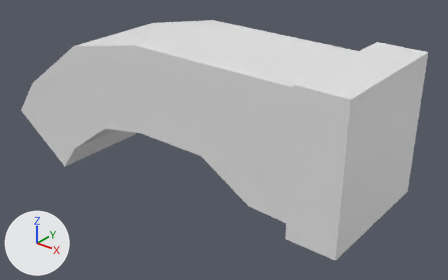
Renders of the FBX model Assets/Trash/Alexis_Trash/Hub/MC_HUB/MC_Platorm_Destroy.fbx from each side of a commit.
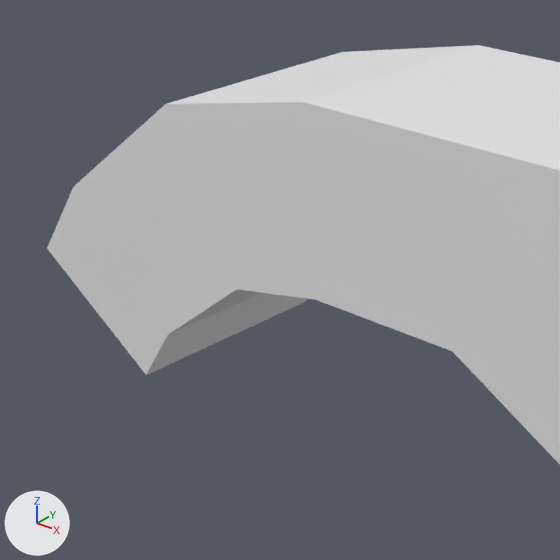
There are two pictures of each version: one whole from a camera (50 mm lens) standing at (99.9, -58.0, 28.9) and looking at (51.0, 3.2, -9.0), one close up on the part from 0% to 56% of the width and 0% to 89% of the height. Every picture has the same lights, and +X, +Y and +Z are marked at lower left. Where no turn or scale is listed for an object, it has been applied to the vertices.

Before the edit, the objects in view are built like this:
```python
me_mesh = bpy.data.meshes.new('Mesh')
me_mesh.from_pydata(...)  # 36 vertices, 34 faces; spans x 18.8..75.8, y -9.2..8.9, z -16.3..7.3
# before: 32 (28.5, -7.6, -16.3) at pixel (146, 375), 33 (18.8, -7.6, -9.5) at pixel (46, 248), 34 (18.8, 7.3, -9.5), 35 (28.5, 7.3, -16.3) at pixel (305, 301)
ob_mc_platorm_destroy = bpy.data.objects.new('MC_Platorm_Destroy', me_mesh)
ob_mc_platorm_destroy.location = (0.0, 0.0, 0.0)
```
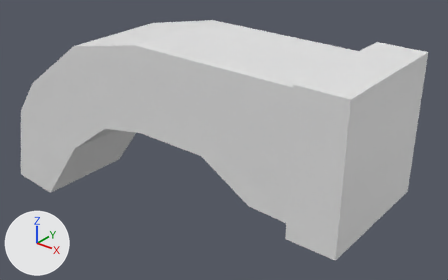
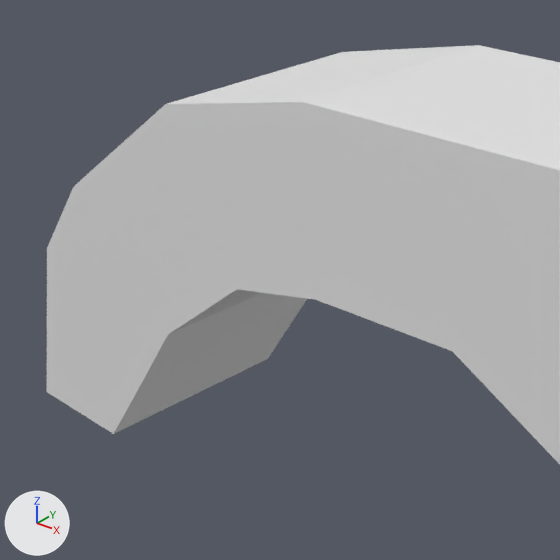
Changed parts and their boxes (x1, y1, x2, y2) in the close-ups (560 x 560 px):
part 1 of me_mesh, built on: after (47, 249, 305, 434)

The change, as a list of edits to the scene's bpy script:
```text
Change me_mesh:
    where me_mesh.from_pydata(...)  # 36 vertices, 34 faces; spans x 18.8..75.8, y -9.2..8.9, z -16.3..7.3
    used by ob_mc_platorm_destroy; location = (0.0, 0.0, 0.0)
    verts and faces of me_mesh; kept vertices keep their numbers, new ones are numbered from 36
    me_mesh part 1
    add delete_faces([(32, 33, 34, 35)])
    add verts[36] = (23.6, -7.6, -22.7)  # pixel (113, 434)
    add verts[37] = (15.8, -7.6, -22.0)  # pixel (46, 391)
    add verts[38] = (15.8, 7.3, -22.0)
    add verts[39] = (23.6, 7.3, -22.7)  # pixel (267, 358)
    add faces += [(36, 37, 38, 39), (32, 33, 37, 36), (33, 34, 38, 37), (34, 35, 39, 38), (32, 36, 39, 35)]
```
